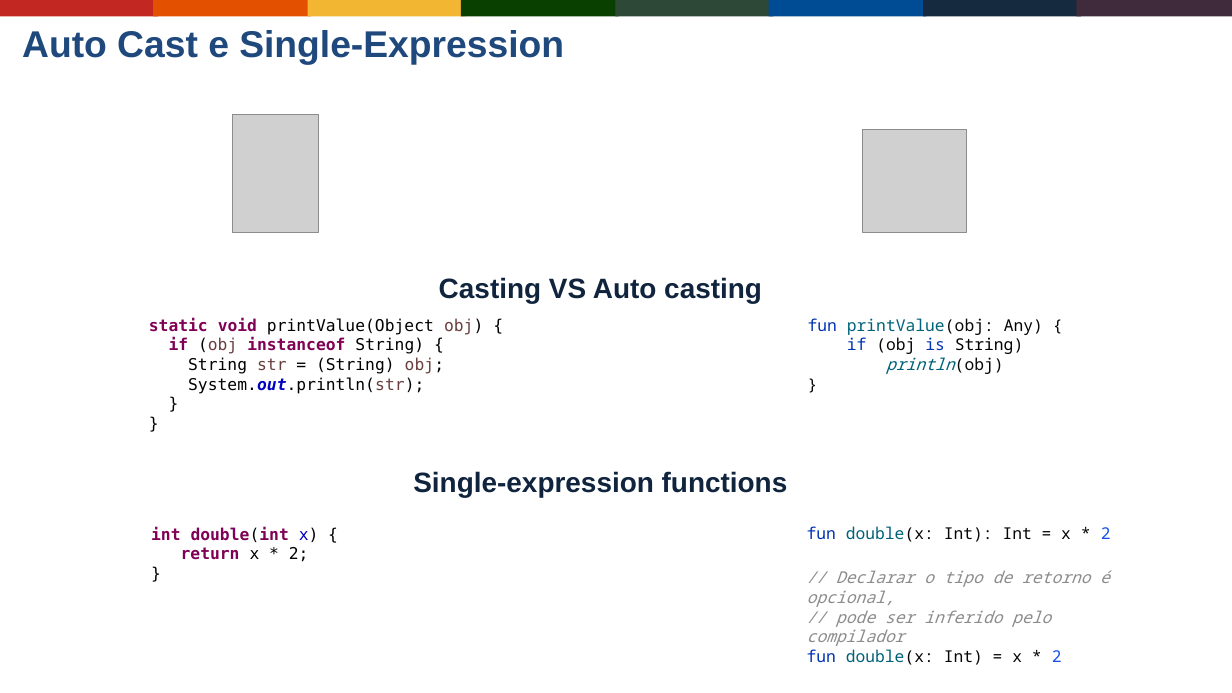
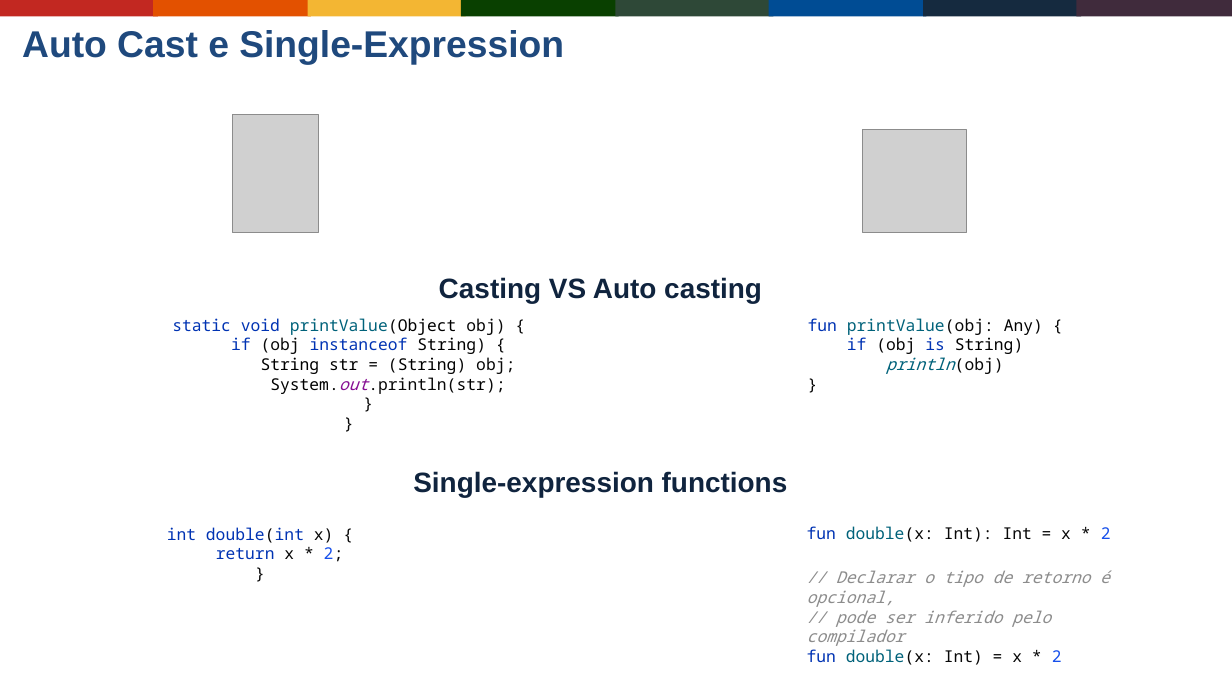
Before and after one commit to Gabrielgps25/meetup-kotlin-java-differences-features, a slide deck: slide 15 of buscando-interoperabilidade-entre-java-jvm-kotlin.odp. Drawn at 1232x693 pixels with LibreOffice and Linux fonts; fonts in the diff are those of the drawing; grey boxes stand for pictures; background and template pictures are left out. Boxes give left, top, right and bottom in pixels: in the first picture for what was removed or moved away, otherwise in the second. Text is boxed around its words. In the diff, an @@ line names an element or a change of style, - is before the commit and + after.

```diff
--- a/buscando-interoperabilidade-entre-java-jvm-kotlin.odp
+++ b/buscando-interoperabilidade-entre-java-jvm-kotlin.odp
@@ text at (172,318,515,394): text changed; font DejaVu Sans Mono to Noto Sans Mono @@
-static void printValue(Object obj) {
-if (obj instanceof String) {
-String str = (String) obj;
-System.out.println(str);
-}
-}
+static void printValue(Object obj) {
+if (obj instanceof String) {
+String str = (String) obj;
+System.out.println(str);
+}
+}
@@ text at (167,527,344,562): text changed; font DejaVu Sans Mono to Noto Sans Mono; text colour #7F0055 to #0033B3; bold off @@
-int double(int x) {
-return x * 2;
-}
+int double(int x) {
+return x * 2;
+}
```
Also in this commit, not shown: 9 other slides changed, 1 other file.
